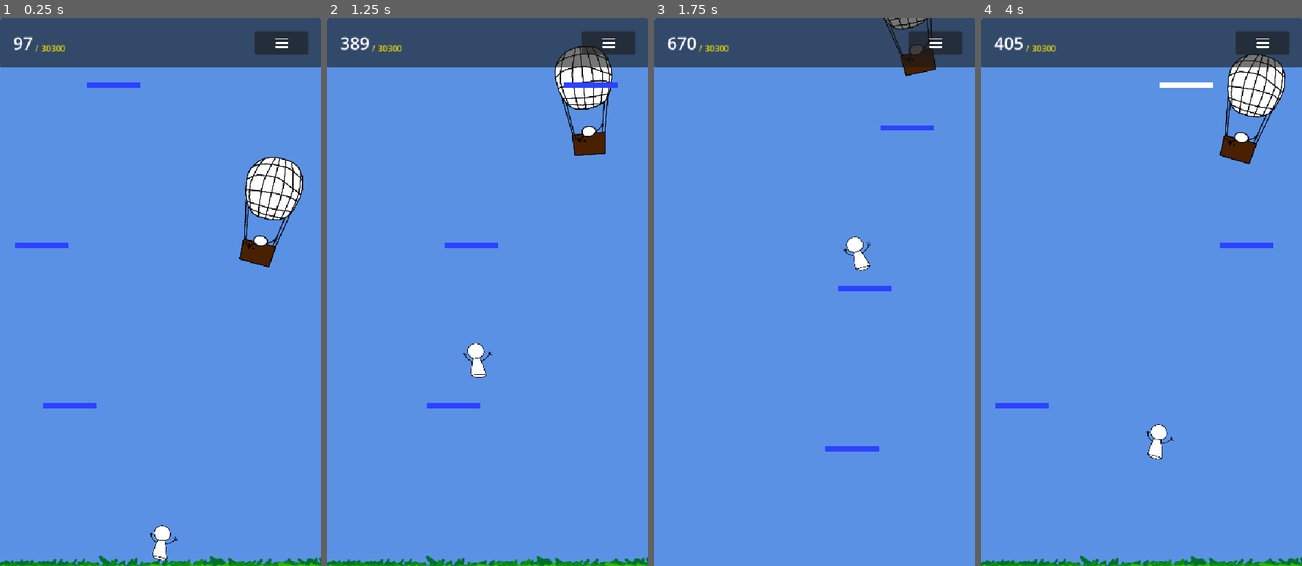
Above: before the commit, frames 1-4 (left to right).
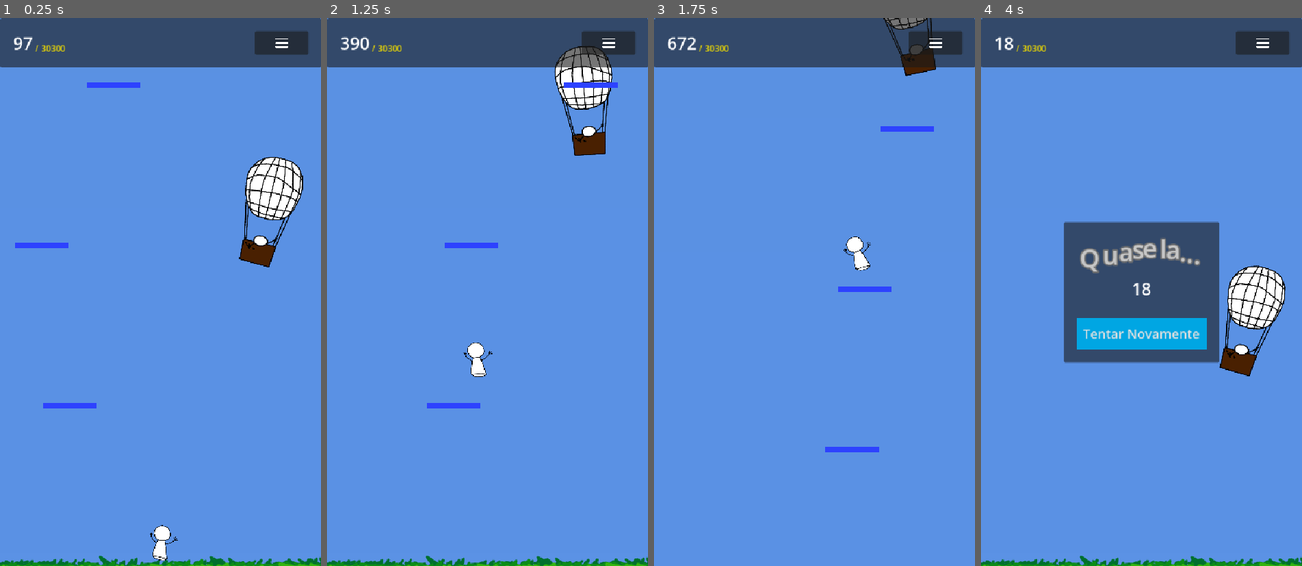
Above: after the commit, the same moments.

Repository: imLymei/mothers-day-game
Game: Godot game, scene res://Scenes/World/World.tscn
The game is run twice, just before and just after one commit, with the same random seed, the same clock (stepped at 60 frames per second) and the same inputs.
Inputs (mouse positions are in pixels of both pictures, inside the frame that each line leads up to):
- Up to frame 1 (0.25 s): no input
- Up to frame 2 (1.25 s): move the mouse to (471, 401) at 0.52 s; click (471, 401) at 0.67 s
- Up to frame 3 (1.75 s): drag from (910, 374) to (798, 401) at 1.27 s
- Up to frame 4 (4 s): move the mouse to (1045, 209) at 2.02 s; click (1045, 209) at 2.17 s; click "Tentar Novamente" at 2.75 s; drag from (1157, 292) to (1045, 209) at 3.52 s

Frame 1 is identical in both runs. In frame 2, 0.2% of the frame differs, in the area x 7-52%, y 3-66%; in frame 3, 0.2%; in frame 4, 18%, in the area x 3-95%, y 3-81%.

Commit message:
refactor: change player collision

Diff:
--- a/Scenes/Player/Player.tscn
+++ b/Scenes/Player/Player.tscn
@@ -3,8 +3,8 @@
 [ext_resource type="Script" uid="uid://cvwxjgj7fcm2i" path="res://Scenes/Player/Player.gd" id="1_ft8w5"]
 [ext_resource type="Texture2D" uid="uid://bqhsyhl53a727" path="res://Resources/MotherExample.png" id="2_ft8w5"]
 
-[sub_resource type="CircleShape2D" id="CircleShape2D_ft8w5"]
-radius = 37.0
+[sub_resource type="RectangleShape2D" id="RectangleShape2D_ft8w5"]
+size = Vector2(29, 8)
 
 [sub_resource type="Animation" id="Animation_ude3g"]
 resource_name = "FALLING"
@@ -97,7 +97,8 @@
 
 [node name="CollisionShape2D" type="CollisionShape2D" parent="."]
 unique_name_in_owner = true
-shape = SubResource("CircleShape2D_ft8w5")
+position = Vector2(-0.5, 33)
+shape = SubResource("RectangleShape2D_ft8w5")
 
 [node name="AnimationPlayer" type="AnimationPlayer" parent="."]
 unique_name_in_owner = true
--- a/Scenes/World/World.tscn
+++ b/Scenes/World/World.tscn
@@ -21,7 +21,6 @@
 moving_platform_scene = ExtResource("4_5jr8x")
 weak_platform_scene = ExtResource("7_87yka")
 goal_platform_scene = ExtResource("4_27jhl")
-metadata/_edit_vertical_guides_ = [1685.0]
 
 [node name="SkyBackground" type="Sprite2D" parent="."]
 scale = Vector2(1, 5)
